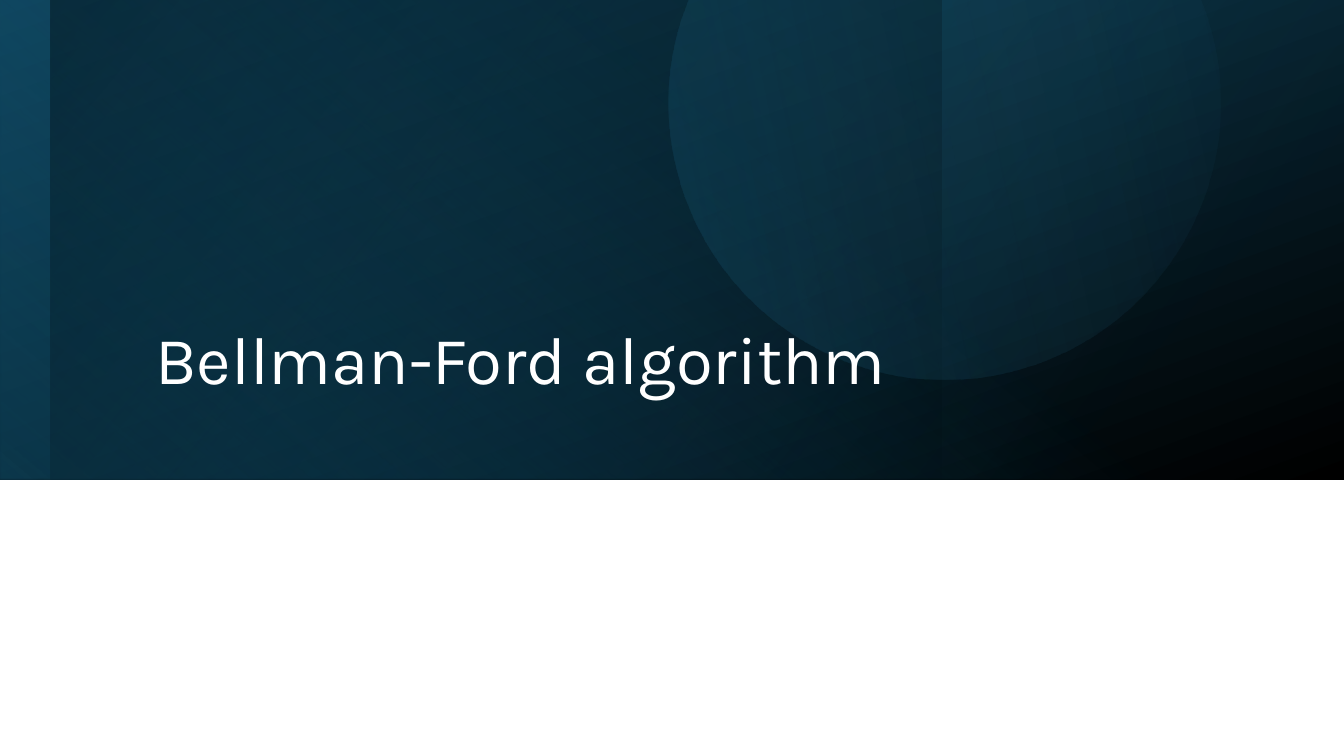
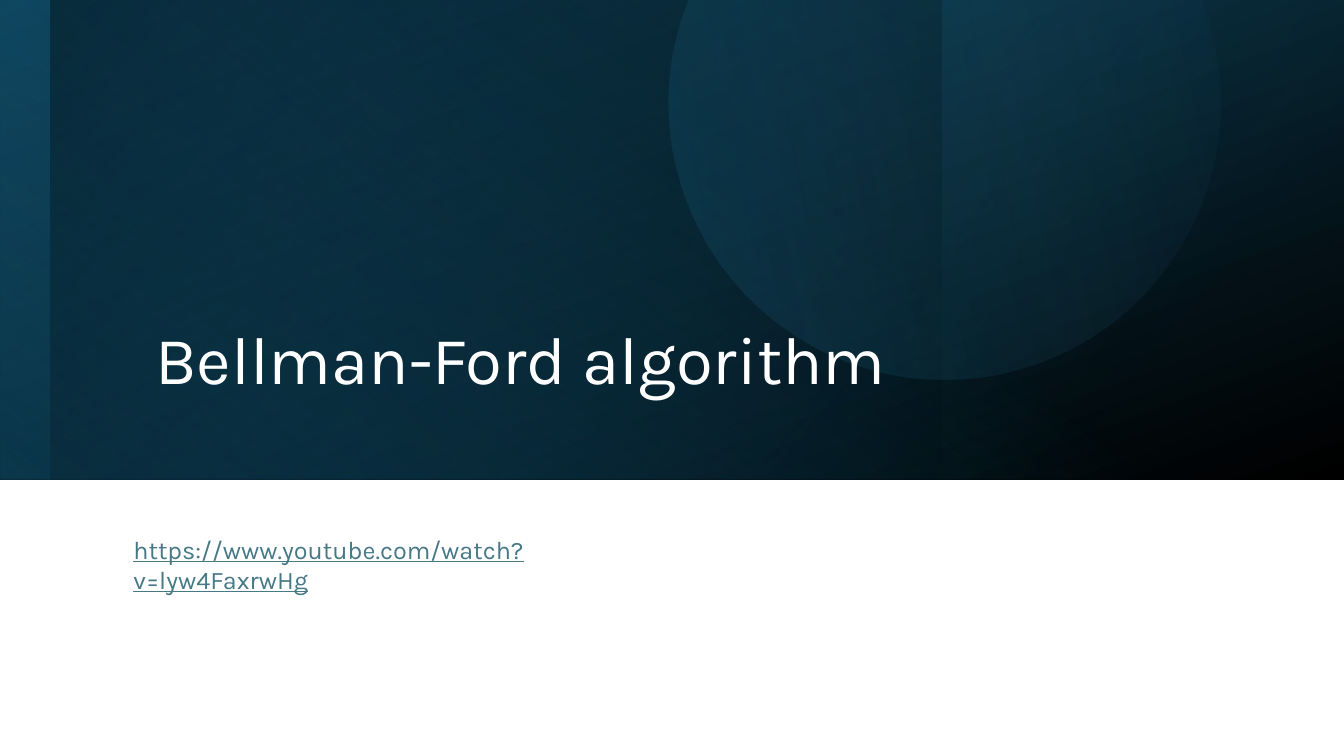
Before and after one commit to RobertNagy299/dsa-i-teaching, a slide deck: slide 50 of MyOwnPresentations/pptx/Min_Span_Tree_Shortest_Path_X.pptx (slide 51 before the commit). Drawn at 1344x756 pixels with LibreOffice and Linux fonts; fonts in the diff are those of the drawing. Boxes give left, top, right and bottom in pixels: in the first picture for what was removed or moved away, otherwise in the second. Text is boxed around its words. In the diff, an @@ line names an element or a change of style, - is before the commit and + after.

```diff
--- a/MyOwnPresentations/pptx/Min_Span_Tree_Shortest_Path_X.pptx
+++ b/MyOwnPresentations/pptx/Min_Span_Tree_Shortest_Path_X.pptx
@@ text added at (x1=133, y1=540, x2=523, y2=595), 18 pt, text #467886, underline @@
+https://www.youtube.com/watch?v=lyw4FaxrwHg
```
Also in this commit, not shown: 4 other slides changed, 1 slide added, 3 slides removed, 19 other files.
